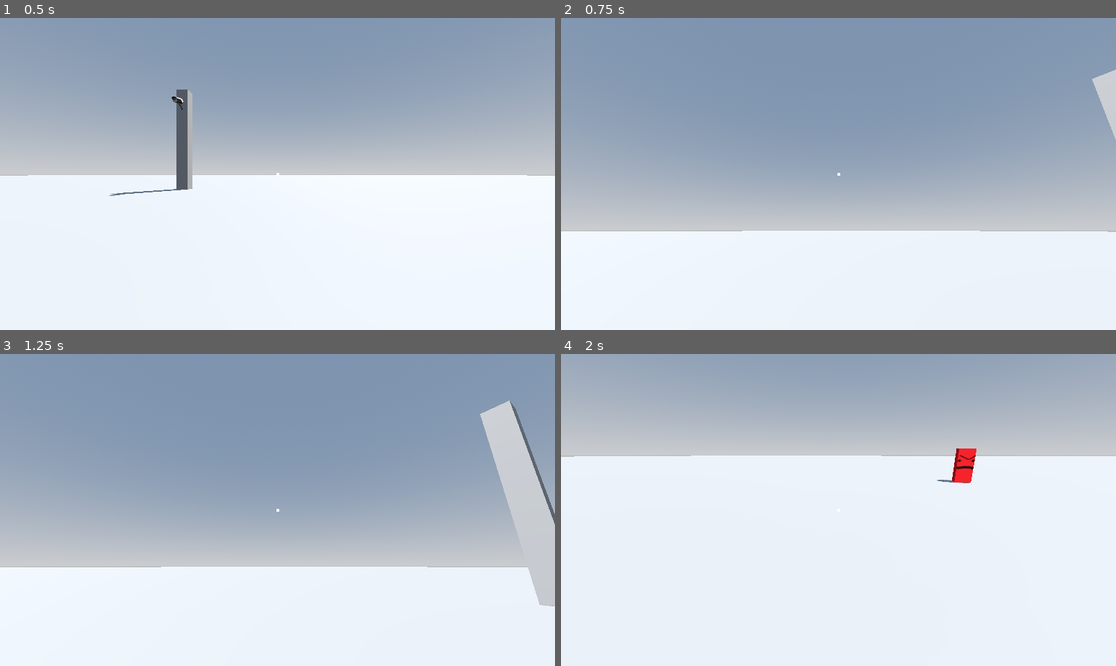
Above: before the commit, frames 1-4 (two rows, left to right).
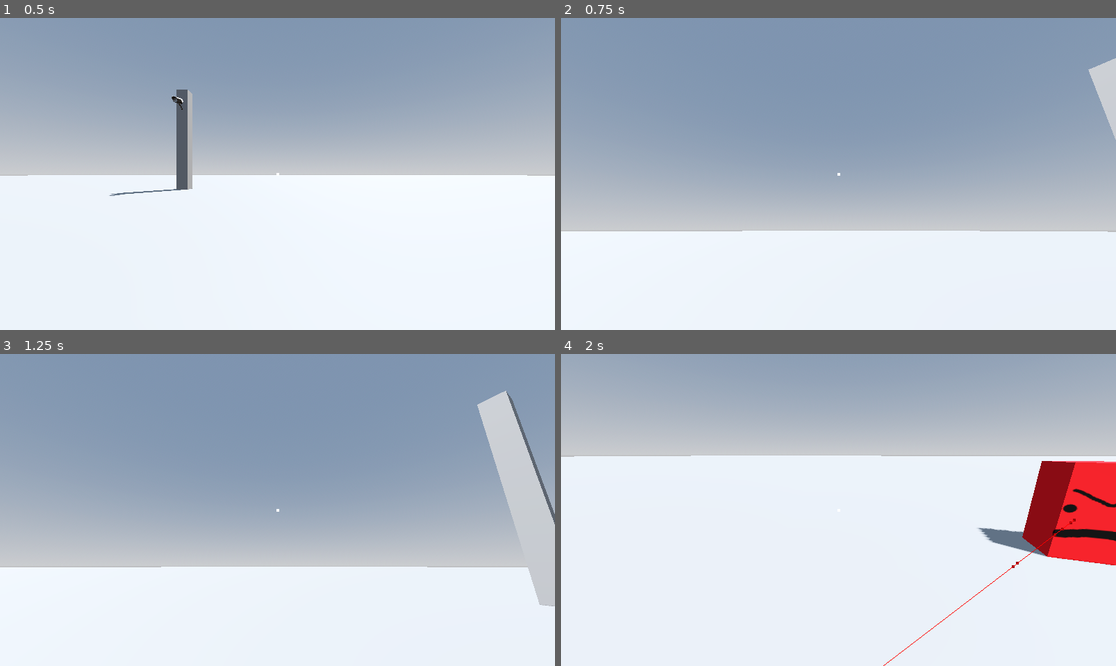
Above: after the commit, the same moments.

Repository: Rubix334/Extrica
Game: Godot game, scene res://level.tscn
Same seed, same stepped clock (60 frames per second), same inputs: the game is played once before the commit and once after it.
Inputs (mouse positions are in pixels of both pictures, inside the frame that each line leads up to):
- Up to frame 1 (0.5 s): no input
- Up to frame 2 (0.75 s): tap Enter (ui_accept) at 0.5 s; move the mouse to (960, 158) at 0.52 s; hold D (right) from 0.53 s (still down); hold Enter (ui_accept) from 0.53 s (still down)
- Up to frame 3 (1.25 s): keep holding D (right); keep holding Enter (ui_accept)
- Up to frame 4 (2 s): move the mouse to (727, 525) at 1.27 s; release D (right) at 1.28 s; release Enter (ui_accept) at 1.28 s; hold S (back) from 1.28 s (still down); tap Ctrl (crouch) at 1.35 s; tap Enter (ui_accept) at 1.52, 1.55, 1.82 s

Frame 1 is identical in both runs. In frame 2, 0.2% of the frame differs, in the area x 94-100%, y 12-20%; in frame 3, 0.2%; in frame 4, 5.7%, in the area x 58-100%, y 30-100%.

Commit message:
AI pathfinding WIP. May change to just use path3D for patrol paths

Diff:
--- a/Extrica/enemy.gd
+++ b/Extrica/enemy.gd
@@ -1,20 +1,42 @@
 extends CharacterBody3D
 
 @onready var navi_agent: NavigationAgent3D = $NavigationAgent3D
+@onready var FOV: ShapeCast3D = $ShapeCast3D
 
 @export var navigationMap:NavigationRegion3D
 
+func _unhandled_input(event: InputEvent) -> void:
+	if event.is_action_pressed("ui_accept"):
+		var random_position := Vector3.ZERO
+		random_position.x = randf_range(-5.0,5.0)
+		random_position.z = randf_range(-5.0,5.0)
+		navi_agent.set_target_position(random_position)
+
 func _physics_process(delta: float) -> void:
-	pass
+	patrol()
+	var destination = navi_agent.get_next_path_position()
+	var local_destination = destination - global_position
+	var direction = local_destination.normalized()
+
+	velocity = direction * 5.0
+	move_and_slide()
 
 
 func patrol():
 	##follow path; check if player is detected
 	##save current position to return to when changing states
-	pass
+	if not FOV.collide_with_areas:
+		var random_position := Vector3.ZERO
+		random_position.x = randf_range(-5.0,5.0)
+		random_position.z = randf_range(-5.0,5.0)
+		navi_agent.set_target_position(random_position)
+	else:
+		print("PLAYER SPOTTED")
+
 func hunt_player():
 	##follow player;if player is out of view
 	##start a timer on which timeout will call return_to_patrol()
+
 	pass
 func return_to_patrol():
 	##player is not detected; return to last position of patrolling
--- a/Extrica/level.tscn
+++ b/Extrica/level.tscn
@@ -33,23 +33,9 @@
 transform = Transform3D(-0.8660254, -0.43301278, 0.25, 0, 0.49999997, 0.86602545, -0.50000006, 0.75, -0.43301266, 0, 0, 0)
 shadow_enabled = true
 
-[node name="NavigationRegion3D" type="NavigationRegion3D" parent="." unique_id=979623761]
-navigation_mesh = SubResource("NavigationMesh_0b4ue")
-
-[node name="CSGBox3D" type="CSGBox3D" parent="NavigationRegion3D" unique_id=1049071678]
-use_collision = true
-size = Vector3(500, 1, 500)
-
-[node name="pillar" type="CSGBox3D" parent="NavigationRegion3D" unique_id=1299295948]
-transform = Transform3D(1, 0, 0, 0, 1, 0, 0, 0, 1, -8.541185, 4.7992086, -18.89188)
-size = Vector3(1, 9.261658, 1)
-
-[node name="pillar2" type="CSGBox3D" parent="NavigationRegion3D" unique_id=1350853865]
-transform = Transform3D(1, 0, 0, 0, 1, 0, 0, 0, 1, 0, 4.547564, 16.53938)
-size = Vector3(1, 9.261658, 1)
-
 [node name="Player" parent="." unique_id=277564241 instance=ExtResource("1_u52ul")]
 transform = Transform3D(1, 0, 0, 0, 1, 0, 0, 0, 1, 0, 2.1329927, 0)
+collision_mask = 3
 
 [node name="Camera3D" type="Camera3D" parent="." unique_id=565244860]
 transform = Transform3D(0.1716014, 0.30142975, -0.9379195, 0.0028882562, 0.95188355, 0.306446, 0.9851621, -0.05529552, 0.16247396, -19.38591, 11.244355, 0)
@@ -61,3 +47,23 @@
 [node name="Enemy" parent="." unique_id=2036158031 node_paths=PackedStringArray("navigationMap") instance=ExtResource("4_0b4ue")]
 transform = Transform3D(1, 0, 0, 0, 1, 0, 0, 0, 1, -13.478322, 1.4261882, 0)
 navigationMap = NodePath("../NavigationRegion3D")
+
+[node name="NavigationRegion3D" type="NavigationRegion3D" parent="." unique_id=979623761]
+navigation_mesh = SubResource("NavigationMesh_0b4ue")
+
+[node name="CSGBox3D" type="CSGBox3D" parent="NavigationRegion3D" unique_id=1049071678]
+use_collision = true
+collision_layer = 2
+size = Vector3(500, 1, 500)
+
+[node name="pillar" type="CSGBox3D" parent="NavigationRegion3D" unique_id=1299295948]
+transform = Transform3D(1, 0, 0, 0, 1, 0, 0, 0, 1, -8.541185, 4.7992086, -18.89188)
+use_collision = true
+collision_layer = 2
+size = Vector3(1, 9.261658, 1)
+
+[node name="pillar2" type="CSGBox3D" parent="NavigationRegion3D" unique_id=1350853865]
+transform = Transform3D(1, 0, 0, 0, 1, 0, 0, 0, 1, 0, 5.1027675, 16.53938)
+use_collision = true
+collision_layer = 2
+size = Vector3(1, 9.261658, 1)
